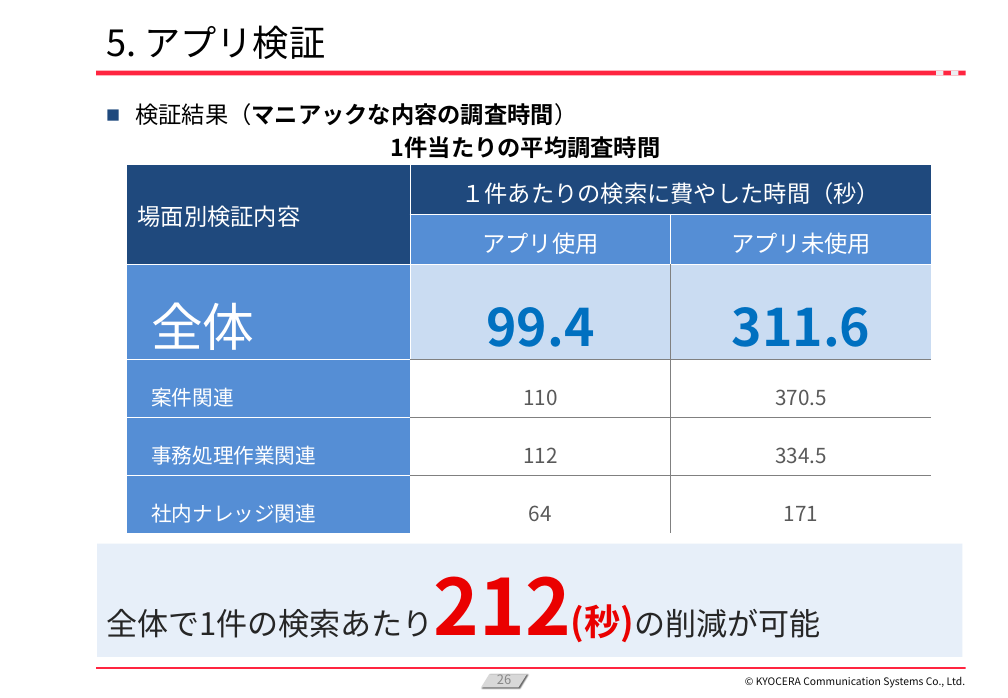
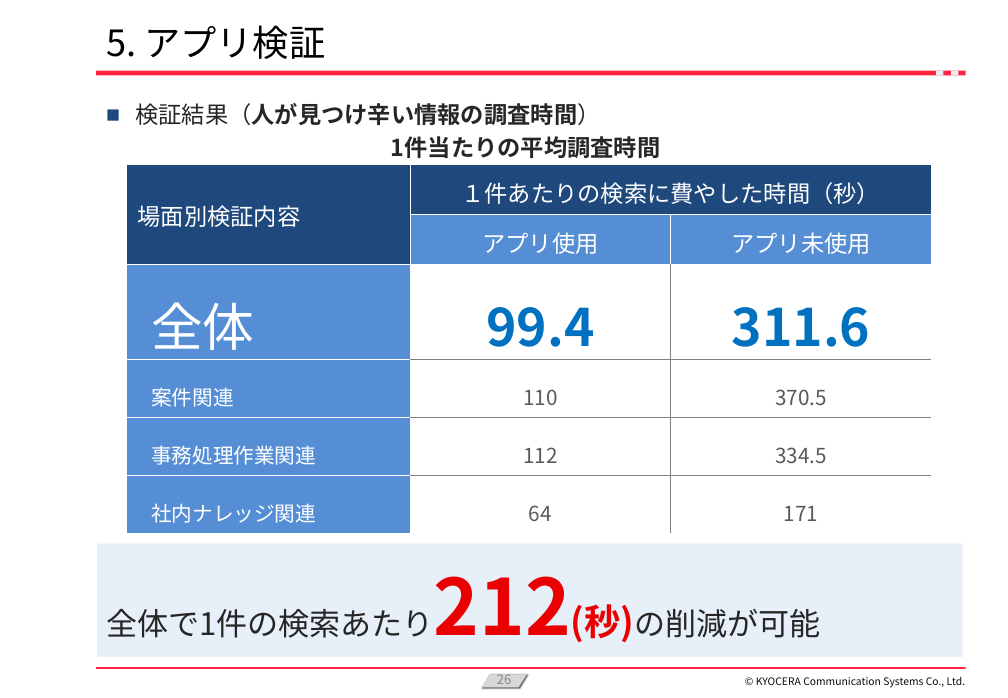
Before and after one commit to KanataOsako/SCSA, a slide deck: slide 26 of src/研究レポート/業務改善【大迫かなた】2024年予選会資料.pptx. Drawn at 1008x698 pixels with LibreOffice and Linux fonts; fonts in the diff are those of the drawing; background and template pictures are left out. Boxes give left, top, right and bottom in pixels: in the first picture for what was removed or moved away, otherwise in the second. Text is boxed around its words. In the diff, an @@ line names an element or a change of style, - is before the commit and + after.

```diff
--- a/src/研究レポート/業務改善【大迫かなた】2024年予選会資料.pptx
+++ b/src/研究レポート/業務改善【大迫かなた】2024年予選会資料.pptx
@@ text at [135,103,600,125]: text changed; text colour #000000 to #262626 @@
-■ 検証結果（マニアックな内容の調査時間）
+■ 検証結果（人が見つけ辛い情報の調査時間）
@@ text "1件当たりの平均調査時間" at [391,136,661,158]: text colour #000000 to #262626 @@
@@ table at [127,165,932,533] @@
@@ fill #CADCF2 to none in 2 cells @@
```
Also in this commit, not shown: 37 other slides changed, 1 slide added, 1 other file.
